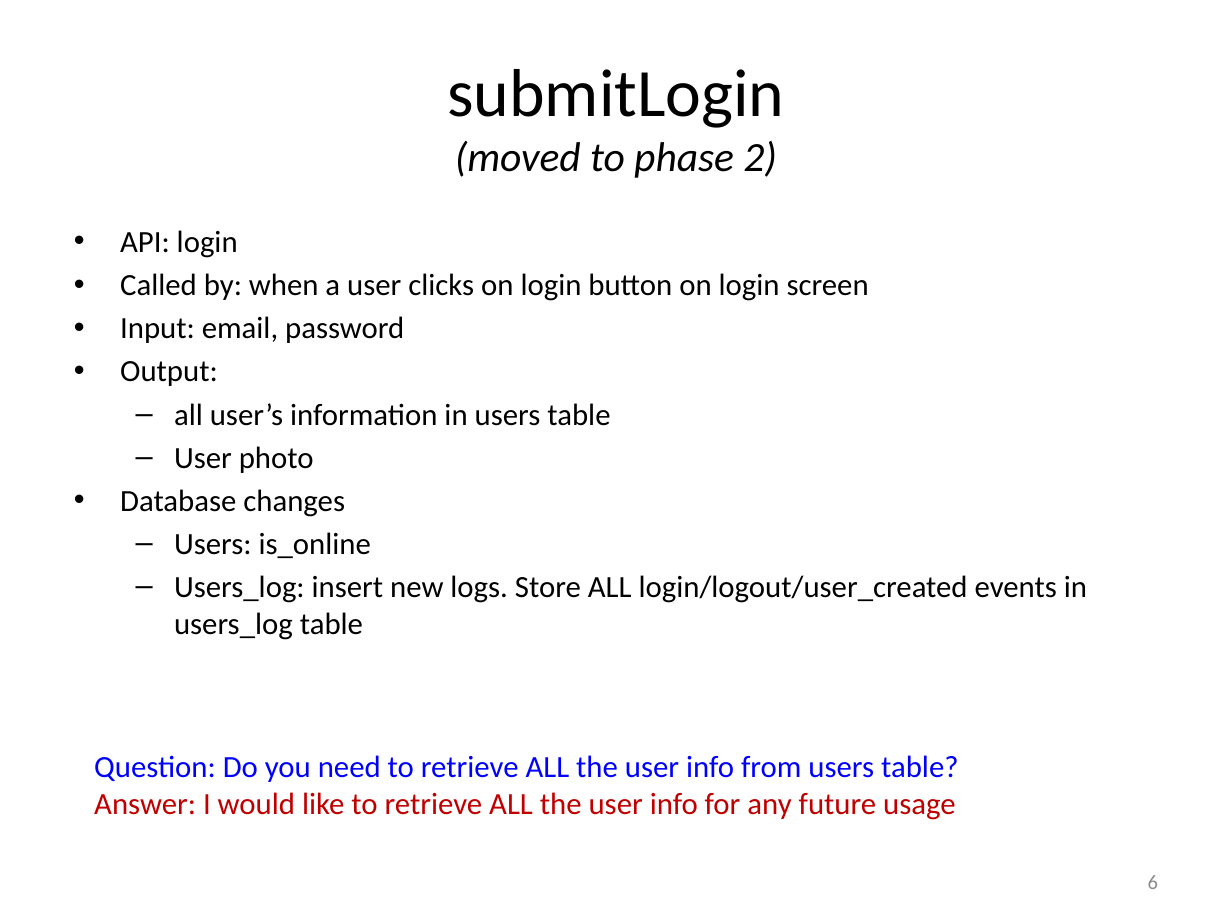
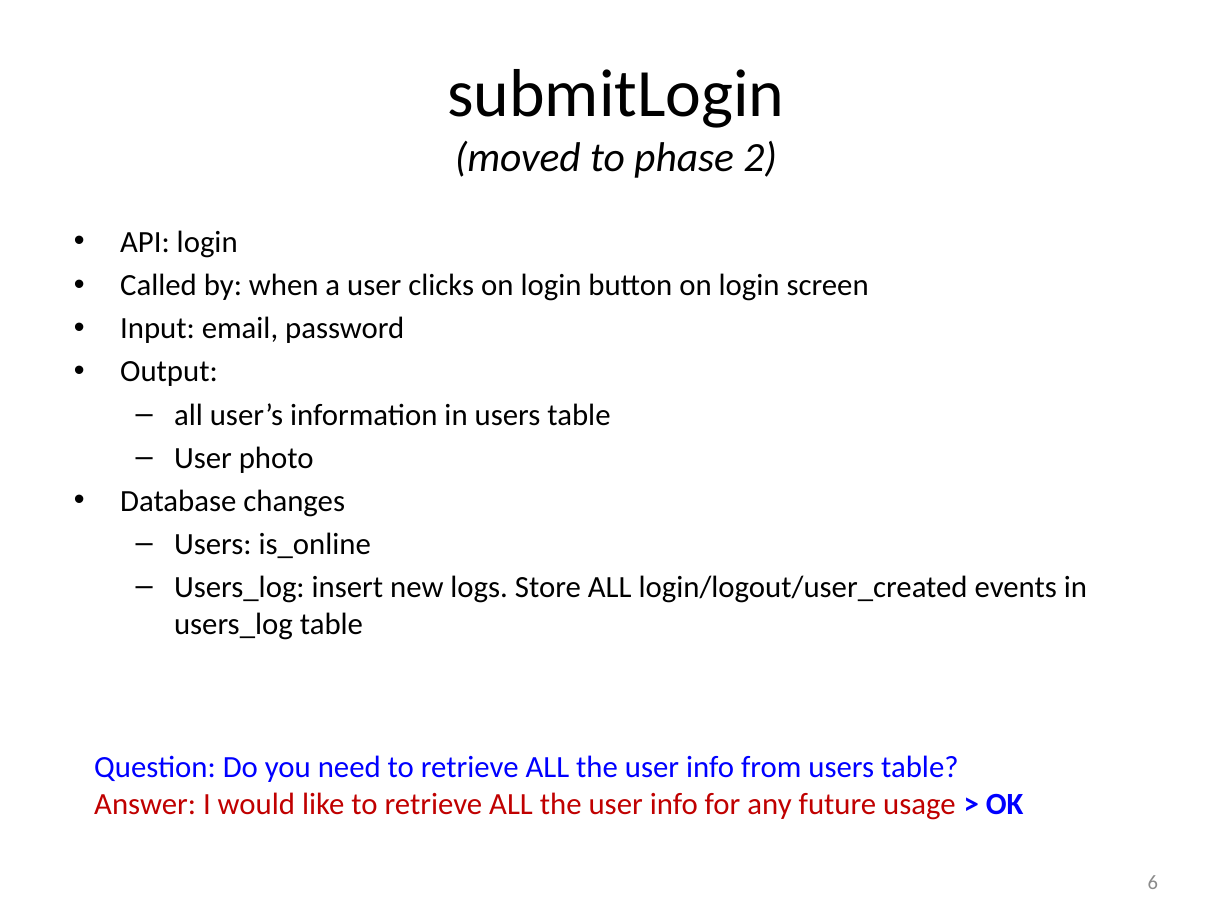
Before and after one commit to catalonia/mob, a slide deck: slide 6 of ws/WS Design Docs/API_Listing.pptx. Drawn at 1232x924 pixels with LibreOffice and Linux fonts; fonts in the diff are those of the drawing. Boxes give left, top, right and bottom in pixels: in the first picture for what was removed or moved away, otherwise in the second. Text is boxed around its words. In the diff, an @@ line names an element or a change of style, - is before the commit and + after.

```diff
--- a/ws/WS Design Docs/API_Listing.pptx
+++ b/ws/WS Design Docs/API_Listing.pptx
@@ text at (94, 792, 1024, 820): text changed @@
-Answer: I would like to retrieve ALL the user info for any future usage
+Answer: I would like to retrieve ALL the user info for any future usage > OK
```
Also in this commit, not shown: 8 other slides changed.
